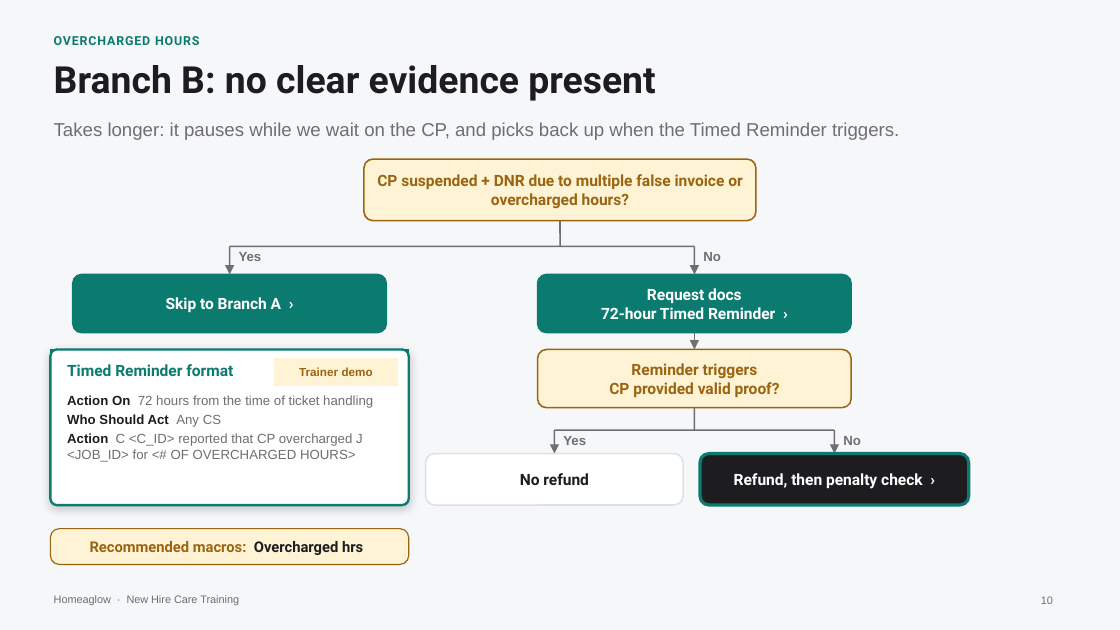
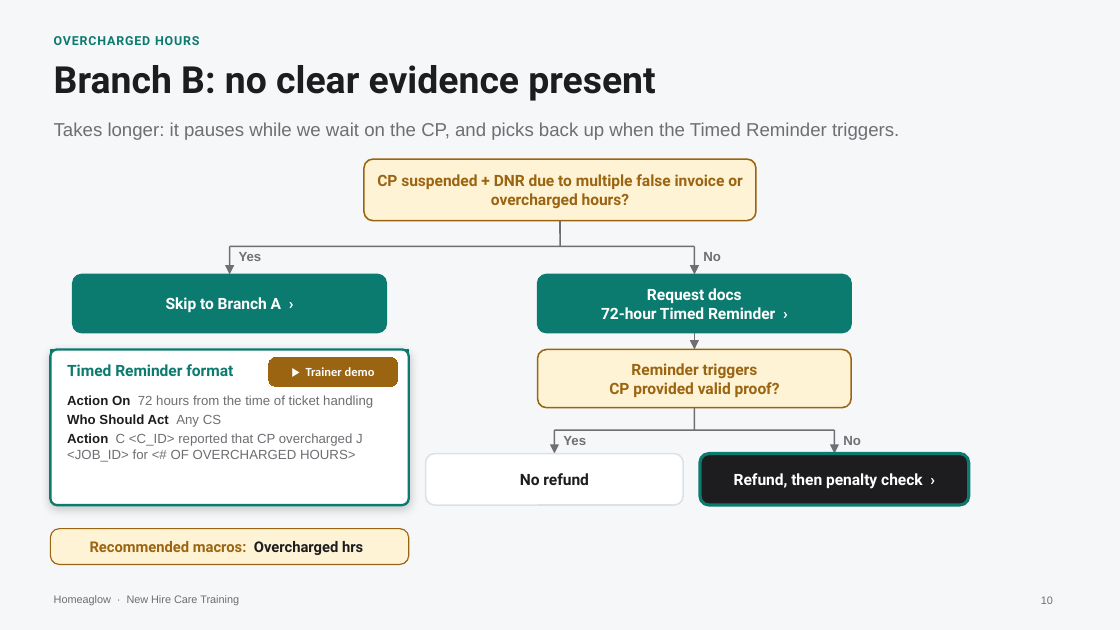
Before and after one commit to anjulimichelle/training, a slide deck: slide 10 of billing-disputes/billing-disputes-cash-payments.pptx. Drawn at 1120x630 pixels with LibreOffice and Linux fonts; fonts in the diff are those of the drawing; background and template pictures are left out. Boxes give left, top, right and bottom in pixels: in the first picture for what was removed or moved away, otherwise in the second. Text is boxed around its words. In the diff, an @@ line names an element or a change of style, - is before the commit and + after.

```diff
--- a/billing-disputes/billing-disputes-cash-payments.pptx
+++ b/billing-disputes/billing-disputes-cash-payments.pptx
@@ rounded rectangle "▶ Trainer demo": place and size @@
-rounded rectangle "▶ Trainer demo" at (299,367,373,376)
+rounded rectangle "▶ Trainer demo" at (269,357,398,386)
@@ rounded rectangle "▶ Trainer demo" at (269,357,398,386): fill none to #9A6410; outline none to #9A6410 0.75 pt @@
@@ rectangle removed at (274,358,398,385) @@
@@ text in rounded rectangle at (306,367,375,376): text changed; size 7.5 to 8 pt; font Arial to Calibri; text colour #9A6410 to #FFFFFF @@
-Trainer demo
+▶ Trainer demo
```
Also in this commit, not shown: 1 other file.
